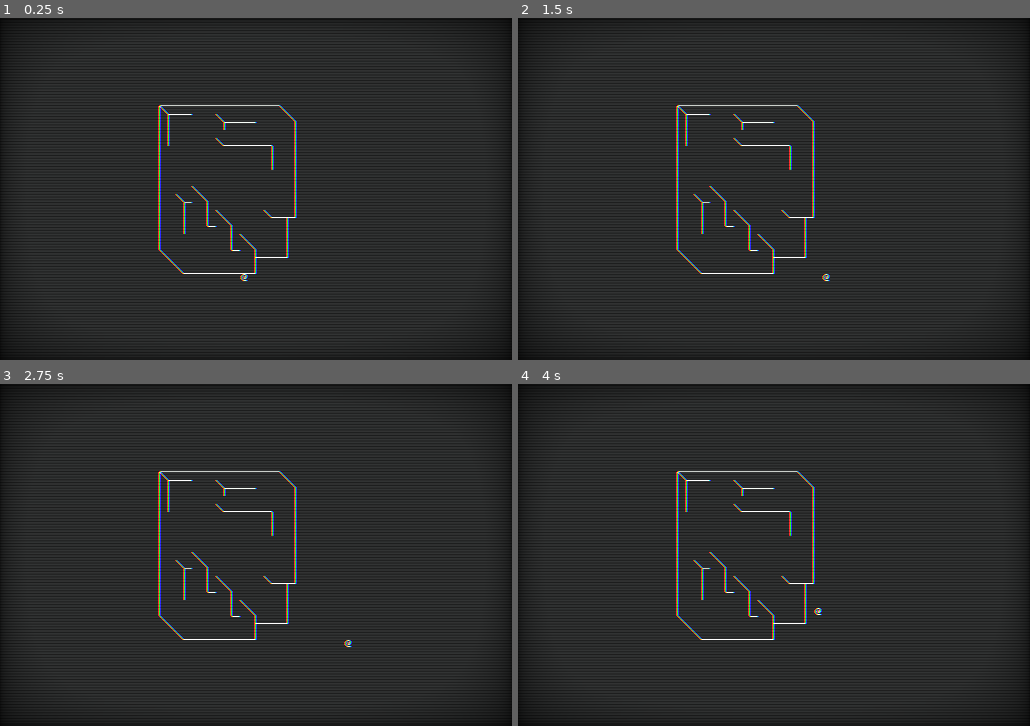
Above: before the commit, frames 1-4 (two rows, left to right).
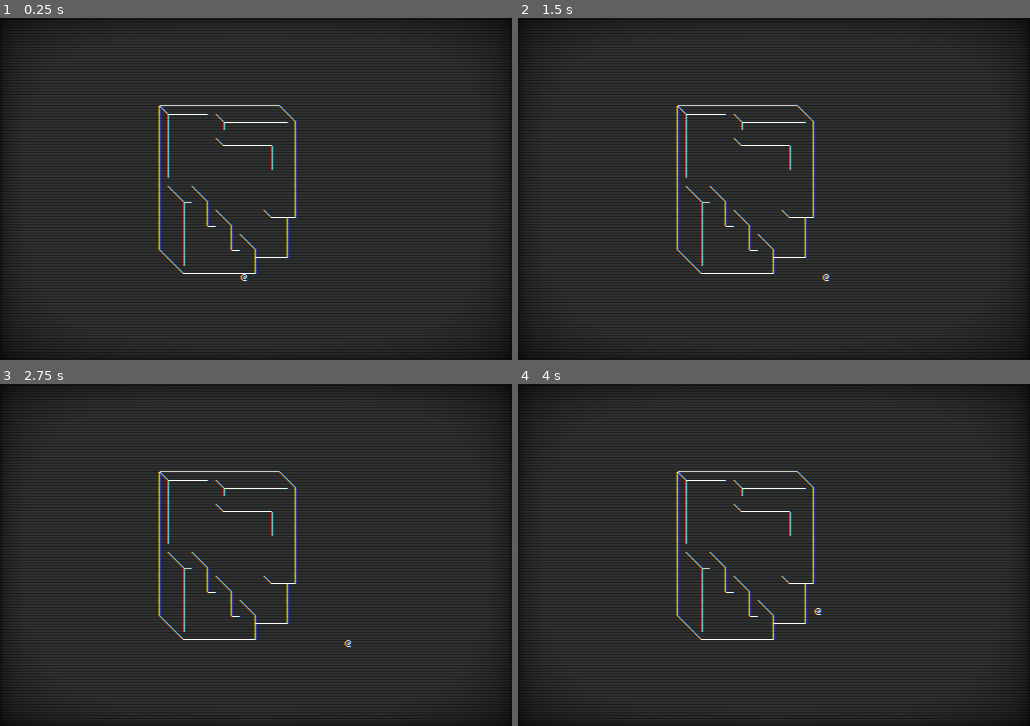
Above: after the commit, the same moments.

Repository: microaeris/ggj-2021
Game: Godot game, scene res://scenes/main.tscn
Two runs of this game, one before a commit and one after it. Both use one fixed random seed, a clock stepped at 60 frames per second and the inputs below. The project has no main scene, so this scene is started directly.
Inputs:
- Up to frame 1 (0.25 s): no input
- Up to frame 2 (1.5 s): tap Enter (ui_accept) at 0.5 s; hold Right (ui_right) 0.53-1.28 s; hold J (grab) 0.53-1.28 s; tap Space (jump) at 0.77, 0.8, 1.07, 1.35 s; hold Down (ui_down) from 1.28 s (still down)
- Up to frame 3 (2.75 s): tap Space (jump) at 1.52, 1.82, 2.3 s; tap J (grab) at 1.55 s; tap Enter (ui_accept) at 2 s; release Down (ui_down) at 2.03 s; hold Right (ui_right) from 2.03 s (still down); hold J (grab) from 2.03 s (still down)
- Up to frame 4 (4 s): release Right (ui_right) at 2.78 s; release J (grab) at 2.78 s; hold Up (ui_up) 2.78-3.53 s; tap J (grab) at 2.85 s; tap Space (jump) at 3.02, 3.32 s; tap Enter (ui_accept) at 3.5 s; hold Left (ui_left) from 3.53 s (still down); hold Space (jump) from 3.53 s (still down)

The runs differ from the first frame. In frame 1, 0.2% of the frame differs, in the area x 32-57%, y 28-73%; in frame 2, 0.2%; in frame 3, 0.2%; in frame 4, 0.2%.

Commit message:
Added longer interior lines bc the blocks read clearer

Diff:
--- a/scripts/player.gd
+++ b/scripts/player.gd
@@ -15,12 +15,15 @@
 var player_grabbing: bool = false
 var player_jumping: bool = false
 var player_falling: bool = false
-var player_cur_jump_height:int = 0
 var up_pressed: bool = false
 var down_pressed: bool = false
 var left_pressed: bool = false
 var right_pressed: bool = false
-var press_delta: float = 0.0
+var wasd_press_delta: float = 0.0
+
+var player_cur_jump_height: float = 0.0
+var vertical_velocity: float = 0.0
+var vertical_acceleration: float = 0.0
 
 onready var char_map_node = $"../Renderer/CharMap"
 onready var map_node = $"../Renderer/Map"
@@ -34,13 +37,13 @@
 
 
 func _process(delta):
-	handle_jump(false)
+	handle_jump_and_fall(false)
 
 	if up_pressed or down_pressed or left_pressed or right_pressed:
-		press_delta += delta
-		if press_delta >= BUTTON_WAIT_MS:
-			press_delta -= BUTTON_WAIT_MS
-			press_delta = max(0, press_delta)
+		wasd_press_delta += delta
+		if wasd_press_delta >= BUTTON_WAIT_MS:
+			wasd_press_delta -= BUTTON_WAIT_MS
+			wasd_press_delta = max(0, wasd_press_delta)
 			handle_wasd_input()
 
 
@@ -53,28 +56,28 @@
 	elif event.is_action_released("ui_up"):
 		up_pressed = false
 		handled = true
-		press_delta = 0.0
+		wasd_press_delta = 0.0
 	elif event.is_action_pressed("ui_down"):
 		down_pressed = true
 		handled = true
 	elif event.is_action_released("ui_down"):
 		down_pressed = false
 		handled = true
-		press_delta = 0.0
+		wasd_press_delta = 0.0
 	elif event.is_action_pressed("ui_left"):
 		left_pressed = true
 		handled = true
 	elif event.is_action_released("ui_left"):
 		left_pressed = false
 		handled = true
-		press_delta = 0.0
+		wasd_press_delta = 0.0
 	elif event.is_action_pressed("ui_right"):
 		right_pressed = true
 		handled = true
 	elif event.is_action_released("ui_right"):
 		right_pressed = false
 		handled = true
-		press_delta = 0.0
+		wasd_press_delta = 0.0
 	elif event.is_action_pressed("grab"):
 		handled = true
 		if not player_jumping and not player_falling:
@@ -82,13 +85,13 @@
 	elif event.is_action_released("grab"):
 		handled = true
 		player_grabbing = false
-		press_delta = 0.0
+		wasd_press_delta = 0.0
 	elif event.is_action_pressed("jump"):
 		handled = true
 		# This line prevents double jumping and chaining jumps.
 		if not player_grabbing and not player_jumping and not player_falling:
 			player_jumping = true
-			handle_jump(true)
+			handle_jump_and_fall(true)
 
 	if handled:
 		get_tree().set_input_as_handled()
@@ -112,7 +115,7 @@
 		renderer_node.update_screen()
 
 
-func handle_jump(start_new_jump: bool) -> void:
+func handle_jump_and_fall(start_new_jump: bool) -> void:
 	var new_pos: Vector3 = player_pos
 	if start_new_jump:
 		player_cur_jump_height = 1
--- a/scripts/renderer.gd
+++ b/scripts/renderer.gd
@@ -6,6 +6,8 @@
 # Spaces means something similar. but it will override buffers they are copied to.
 
 ## Constants
+
+const USE_SHORT_INTERIOR_LINES: bool = false
 
 const SCREEN_CHAR_WIDTH: int  = 64
 const SCREEN_CHAR_HEIGHT: int  = 41
@@ -572,12 +574,17 @@
 		screen_pos.y += 1
 
 	# Draw new interior lines.
-	var num_interior_vert_lines = count_z_edge(map_pos)
-
-	# Special case to round down the number of interior lines. If there's only
-	# 1 voxel, draw no extra interior edges.
-	if num_interior_vert_lines == 1:
-		num_interior_vert_lines = 0
+	var num_interior_vert_lines = count_z_edge(map_pos) * VOXEL_HEIGHT - 2
+
+
+	if USE_SHORT_INTERIOR_LINES:
+		num_interior_vert_lines += 2
+		num_interior_vert_lines /= VOXEL_HEIGHT
+
+		# Special case to round down the number of interior lines. If there's only
+		# 1 voxel, draw no extra interior edges.
+		if num_interior_vert_lines == 1:
+			num_interior_vert_lines = 0
 
 	_draw_new_interior_vert_lines(pos, num_interior_vert_lines)
 
@@ -594,12 +601,16 @@
 		screen_pos.x += 1
 
 	# Draw new interior lines.
-	var num_interior_horiz_lines = count_x_edge(map_pos)
-
-	# Special case to round down the number of interior lines. If there's only
-	# 1 voxel, draw no extra interior edges.
-	if num_interior_horiz_lines == 1:
-		num_interior_horiz_lines = 0
+	var num_interior_horiz_lines = count_x_edge(map_pos) * VOXEL_WIDTH - 2
+
+	if USE_SHORT_INTERIOR_LINES:
+		num_interior_horiz_lines += 2
+		num_interior_horiz_lines /= VOXEL_WIDTH
+
+		# Special case to round down the number of interior lines. If there's only
+		# 1 voxel, draw no extra interior edges.
+		if num_interior_horiz_lines == 1:
+			num_interior_horiz_lines = 0
 
 	_draw_new_interior_horiz_lines(pos, num_interior_horiz_lines)
 
@@ -620,12 +631,13 @@
 	# Draw new interior lines.
 	var num_interior_diag_lines = count_y_edge(map_pos)
 
-	# Special case to round down the number of interior lines. If there's only
-	# 1 voxel, draw no extra interior edges.
-	if num_interior_diag_lines <= 3:
-		num_interior_diag_lines = 0
-	else:
-		num_interior_diag_lines -= 3
+	if USE_SHORT_INTERIOR_LINES:
+		# Special case to round down the number of interior lines. If there's only
+		# 1 voxel, draw no extra interior edges.
+		if num_interior_diag_lines <= 3:
+			num_interior_diag_lines = 0
+		else:
+			num_interior_diag_lines -= 3
 
 	_draw_new_interior_diag_lines(pos, num_interior_diag_lines)
 
